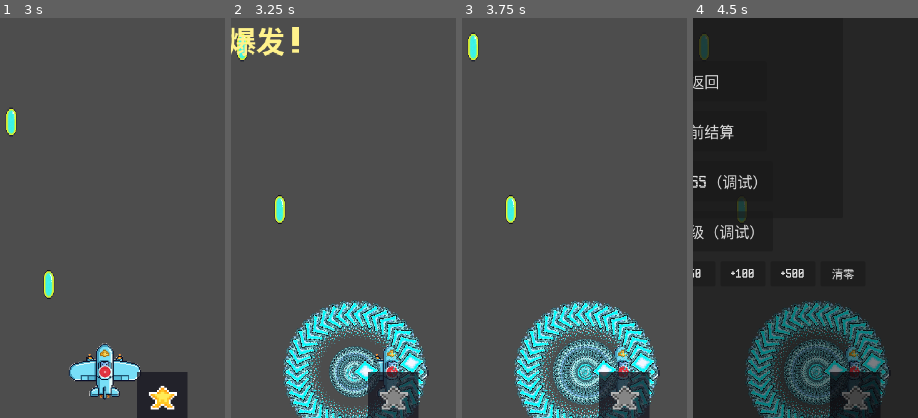
Above: before the commit, frames 1-4 (left to right).
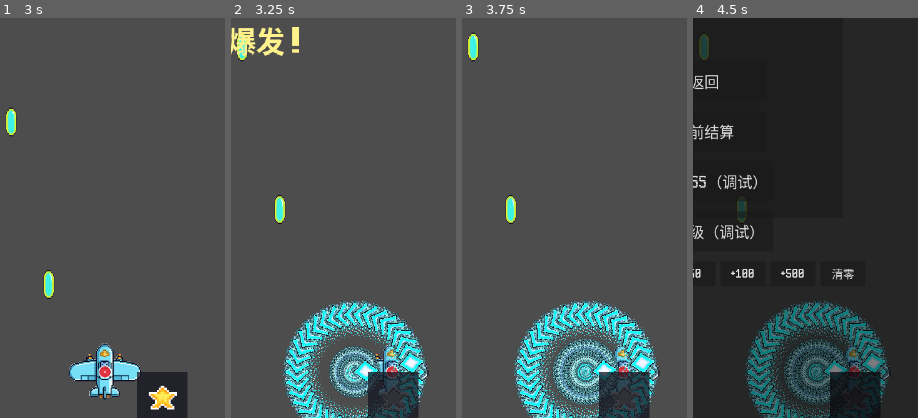
Above: after the commit, the same moments.

Repository: qingzhixing/plane-war
Game: Godot game, scene res://scenes/MainMenu.tscn
Two runs of this game, one before a commit and one after it. Both use one fixed random seed, a clock stepped at 60 frames per second and the inputs below. Sound files missing from this copy of the repository are replaced by a short silence.
Inputs (mouse positions are % of the whole screen's width and height, from its top left):
- Up to frame 1 (3 s): click "开始游戏" at 0.5 s; click "暂停" at 1.25 s; click "继续" at 2 s; tap Enter at 2.75 s; move the mouse to (72, 45) at 2.77 s; hold D from 2.78 s (still down); tap P at 2.85 s; click (72, 45) at 2.92 s
- Up to frame 2 (3.25 s): keep holding D; tap Space at 3.02 s
- Up to frame 3 (3.75 s): release D at 3.5 s; drag from (30, 55) to (86, 89) at 3.52 s
- Up to frame 4 (4.5 s): click "设置" at 4.25 s
The pictures show only the part of the screen within x 50-100%, y 44-94%; the shares and areas given below are measured in that part.

Frame 1 is identical in both runs. In frame 2, 0.5% of the frame differs, in the area x 66-79%, y 92-98%; in frame 3, 0.5%; in frame 4, 0.4%.

Commit message:
🎨 UI: 通过 z_index 在冷却期间让 Frame 覆盖星形图标
Made-with: Cursor

Diff:
--- a/scenes/ui/SpellStarButton.tscn
+++ b/scenes/ui/SpellStarButton.tscn
@@ -20,8 +20,9 @@
 grow_vertical = 2
 mouse_filter = 2
 color = Color(0.08, 0.08, 0.12, 0.75)
+z_index = 0
 
-[node name="NormalIcon" type="TextureRect" parent="." unique_id=475180211]
+[node name="StarIcon" type="TextureRect" parent="." unique_id=987654321]
 layout_mode = 1
 anchors_preset = 8
 anchor_left = 0.5
@@ -37,19 +38,4 @@
 mouse_filter = 2
 texture = ExtResource("2_jg7eg")
 stretch_mode = 3
-
-[node name="StarIcon" type="TextureRect" parent="." unique_id=987654321]
-layout_mode = 1
-anchors_preset = 8
-anchor_left = 0.5
-anchor_top = 0.5
-anchor_right = 0.5
-anchor_bottom = 0.5
-offset_left = -16.0
-offset_top = -16.0
-offset_right = 16.0
-offset_bottom = 16.0
-grow_horizontal = 2
-grow_vertical = 2
-mouse_filter = 2
-stretch_mode = 3
+z_index = 1
--- a/scripts/ui/spell_star_button.gd
+++ b/scripts/ui/spell_star_button.gd
@@ -6,8 +6,8 @@
 
 var _progress: float = 0.0
 var _frames: Array[Texture2D] = []
-@onready var _normal_icon: TextureRect = $NormalIcon
 @onready var _star_icon: TextureRect = $StarIcon
+@onready var _frame: ColorRect = $Frame
 
 
 func _ready() -> void:
@@ -40,17 +40,13 @@
 
 
 func _update_icon() -> void:
-	if _normal_icon == null or _star_icon == null or _frames.is_empty():
+	if _star_icon == null or _frames.is_empty():
 		return
-	var idx: int = int(floor(_progress * float(_frames.size()))) # 0~frames.size()
-	idx = clampi(idx, 0, _frames.size())
-	# 冷却中：用 NormalIcon 展示 star0~star3，隐藏 StarIcon
-	if idx < _frames.size() - 1:
-		_normal_icon.texture = _frames[idx]
-		_normal_icon.visible = true
-		_star_icon.visible = false
-	else:
-		# 冷却完成：隐藏普通贴图，仅显示满星 StarIcon
-		_normal_icon.visible = false
-		_star_icon.texture = _frames[_frames.size() - 1]
-		_star_icon.visible = true
+	var idx: int = int(round(_progress * float(_frames.size() - 1)))
+	idx = clampi(idx, 0, _frames.size() - 1)
+	_star_icon.texture = _frames[idx]
+	# 使用 z_index 控制 Frame 在冷却期间盖在星星上，冷却完成再把星星置顶
+	if _frame != null:
+		var is_ready: bool = _progress >= 0.999
+		_frame.z_index = 0 if is_ready else 2
+		_star_icon.z_index = 1
Not shown: 1 places in scenes/ui/SpellStarButton.tscn that only renumber resources
